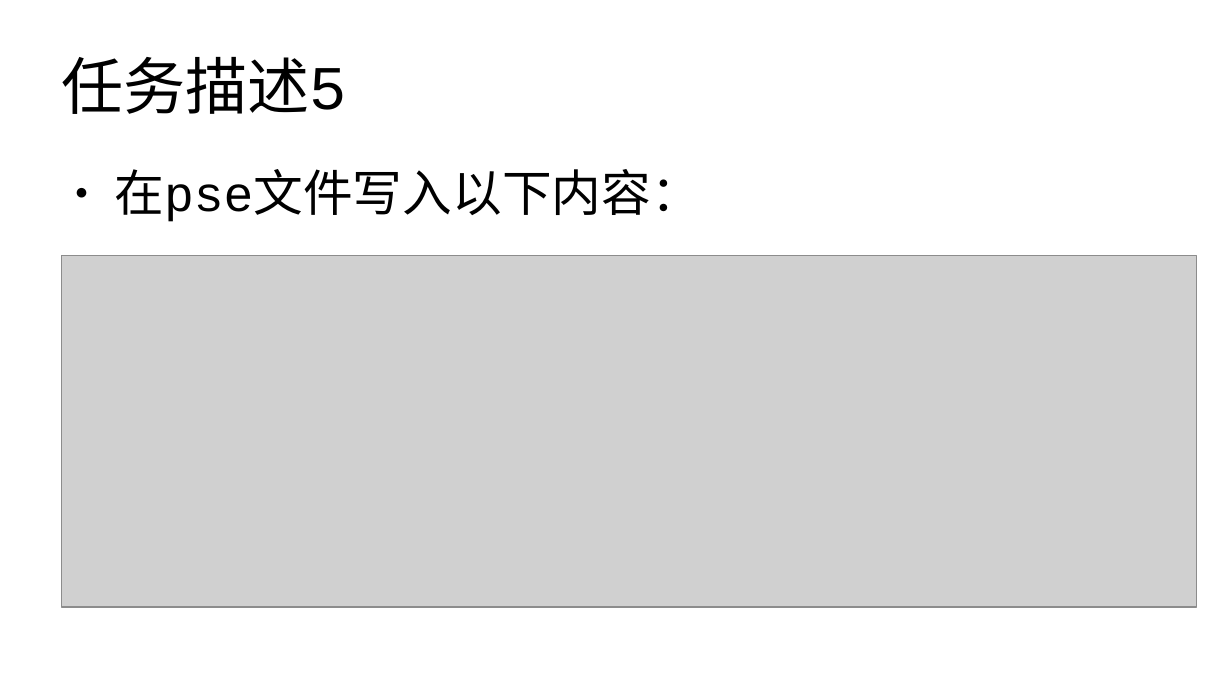
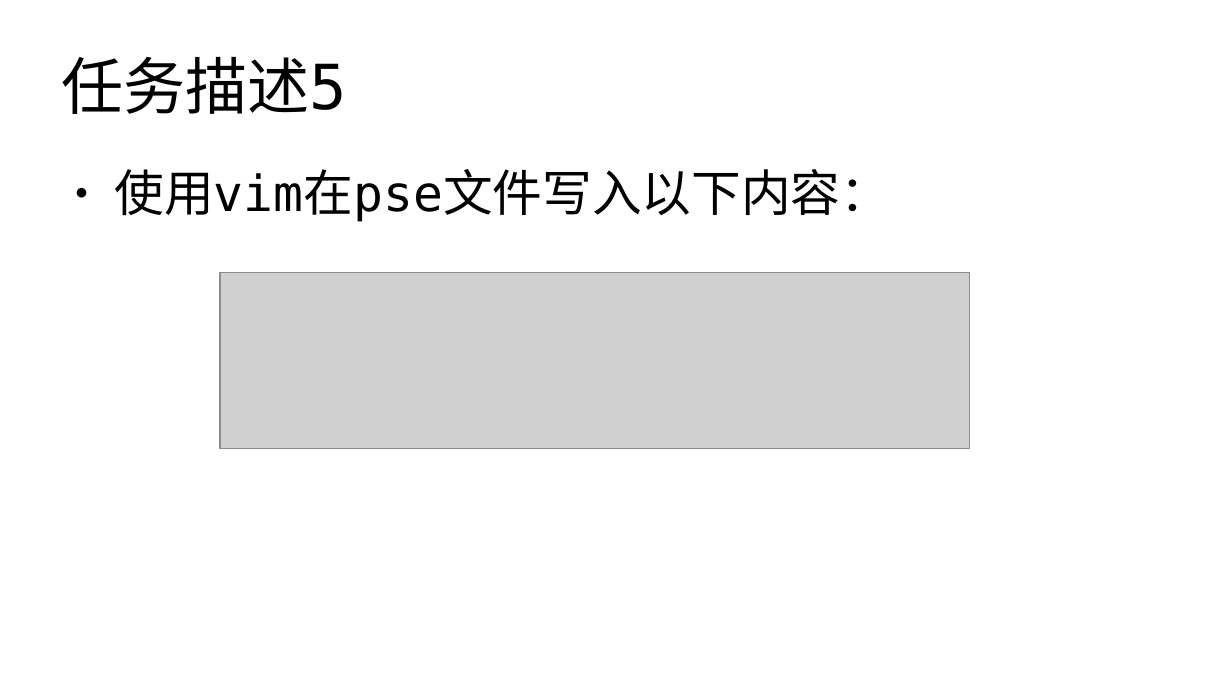
Before and after one commit to master-genius/linux-system, a slide deck: slide 7 of task/task03.odp. Drawn at 1232x693 pixels with LibreOffice and Linux fonts; fonts in the diff are those of the drawing; grey boxes stand for pictures. Boxes give left, top, right and bottom in pixels: in the first picture for what was removed or moved away, otherwise in the second. Text is boxed around its words. In the diff, an @@ line names an element or a change of style, - is before the commit and + after.

```diff
--- a/task/task03.odp
+++ b/task/task03.odp
@@ title "任务描述5" at bbox=[62, 57, 347, 114]: font Courier New to DejaVu Sans Mono @@
@@ text at bbox=[114, 169, 890, 222]: text changed; font Courier New to DejaVu Sans Mono @@
-● 在pse文件写入以下内容：
+● 使用vim在pse文件写入以下内容：
@@ picture: place and size @@
-picture at bbox=[61, 255, 1197, 607]
+picture at bbox=[220, 273, 970, 448]
```
Also in this commit, not shown: 7 other slides changed, 5 other files.
